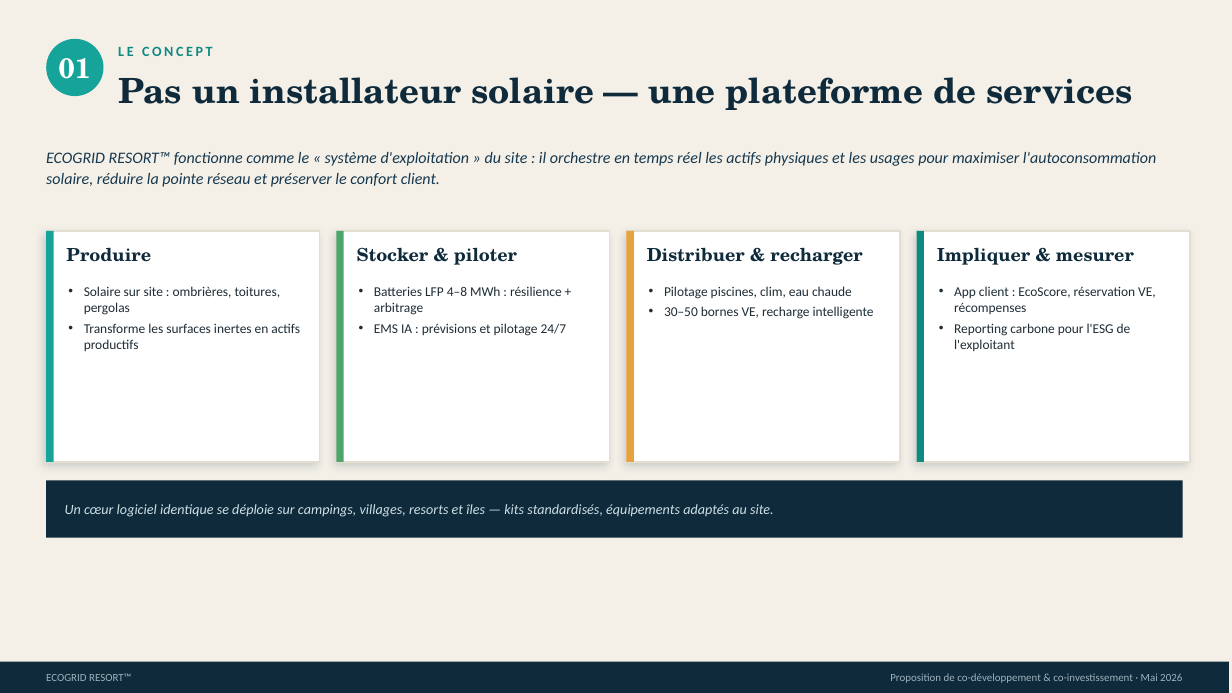
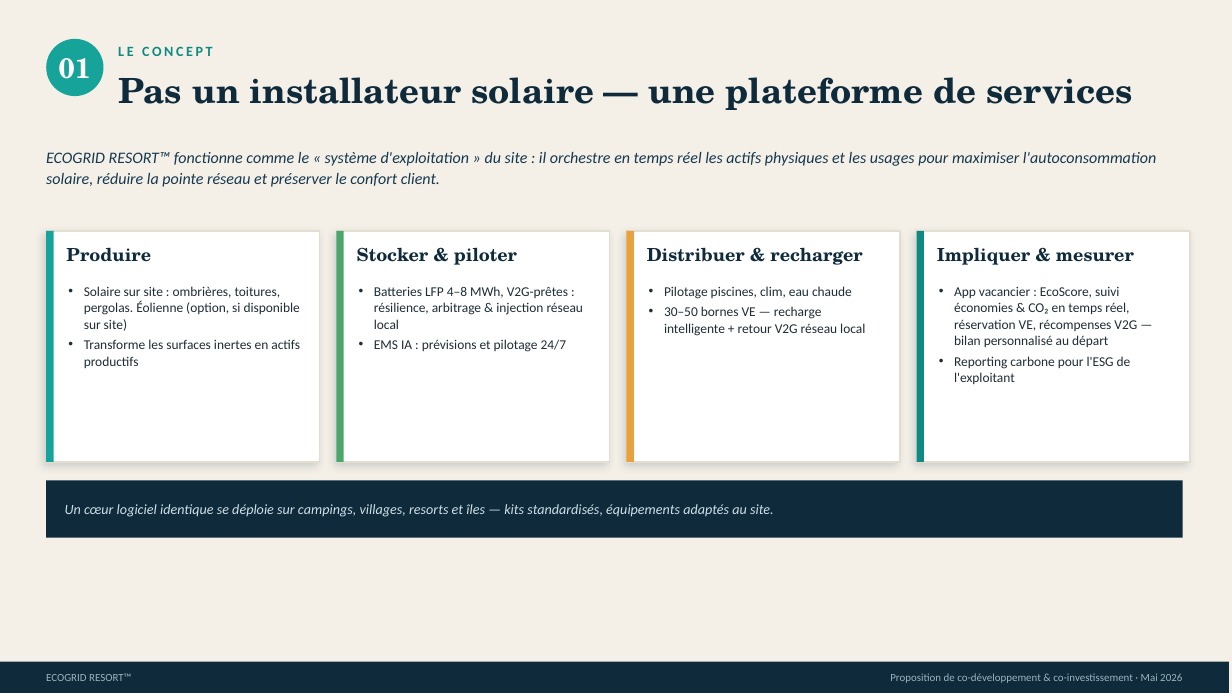
Before and after one commit to AdminMagicbooking/SaaS_Platforms, a slide deck: slide 2 of SmartGrid/Commercial/ECOGRID_RESORT_Investisseurs_FR.pptx. Drawn at 1232x693 pixels with LibreOffice and Linux fonts; fonts in the diff are those of the drawing. Boxes give left, top, right and bottom in pixels: in the first picture for what was removed or moved away, otherwise in the second. Text is boxed around its words. In the diff, an @@ line names an element or a change of style, - is before the commit and + after.

```diff
--- a/SmartGrid/Commercial/ECOGRID_RESORT_Investisseurs_FR.pptx
+++ b/SmartGrid/Commercial/ECOGRID_RESORT_Investisseurs_FR.pptx
@@ text at <box>84,286,300,331</box>: text changed @@
-• Solaire sur site : ombrières, toitures, pergolas
+• Solaire sur site : ombrières, toitures, pergolas. Éolienne (option, si disponible sur site)
@@ text at <box>374,286,584,329</box>: text changed @@
-• Batteries LFP 4–8 MWh : résilience + arbitrage
+• Batteries LFP 4–8 MWh, V2G-prêtes : résilience, arbitrage & injection réseau local
@@ text at <box>954,287,1137,347</box>: text changed @@
-• App client : EcoScore, réservation VE, récompenses
+• App vacancier : EcoScore, suivi économies & CO₂ en temps réel, réservation VE, récompenses V2G — bilan personnalisé au départ
@@ text at <box>664,306,865,336</box>: text changed @@
-• 30–50 bornes VE, recharge intelligente
+• 30–50 bornes VE — recharge intelligente + retour V2G réseau local
```
Also in this commit, not shown: 35 other files.
